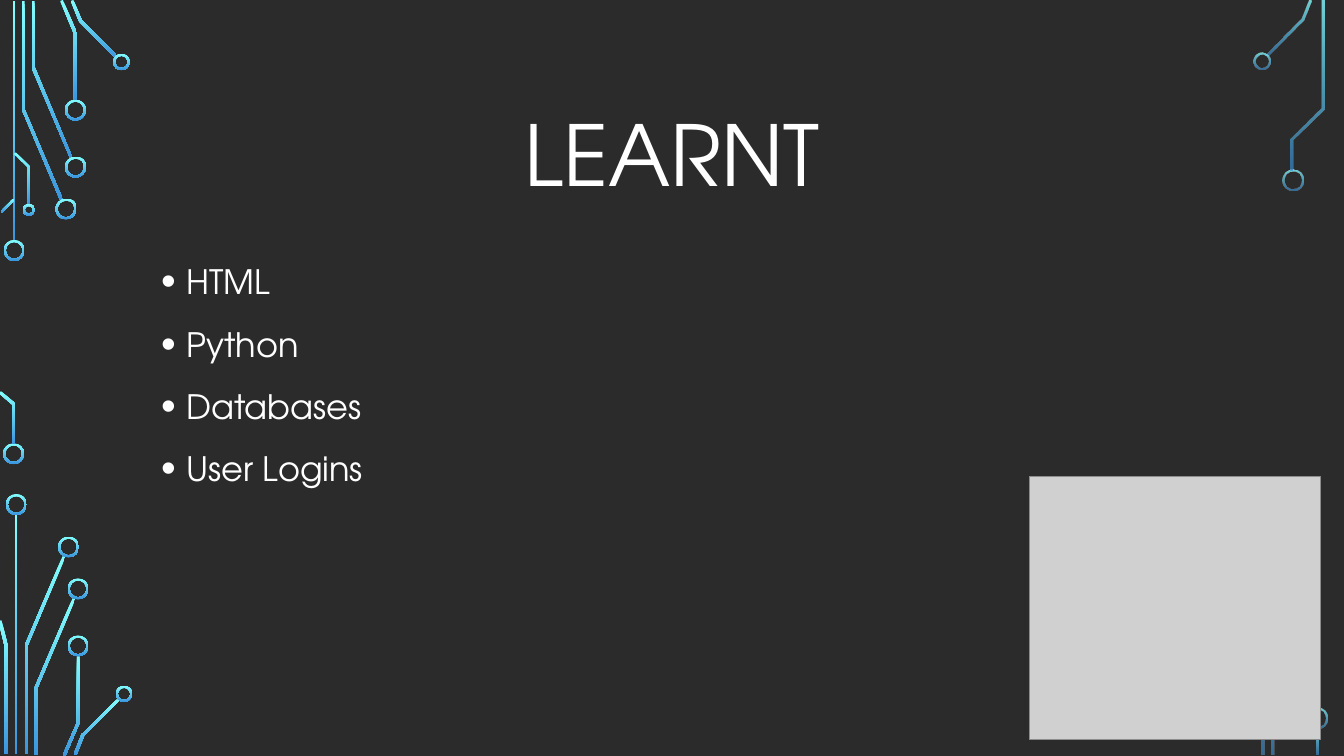
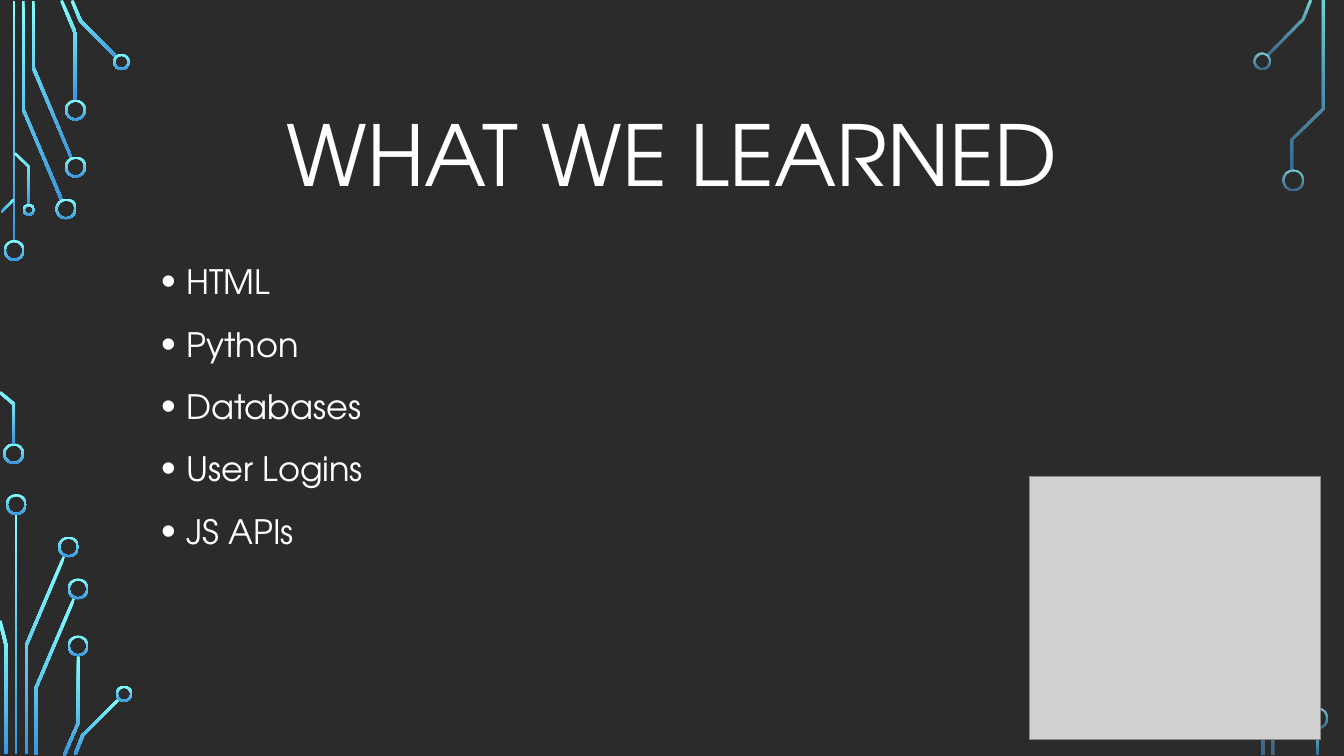
Before and after one commit to CaptainCorin100/PrequelDesign, a slide deck: slide 4 of Budget-SHEETS (1).pptx. Drawn at 1344x756 pixels with LibreOffice and Linux fonts; fonts in the diff are those of the drawing; grey boxes stand for pictures; background and template pictures are left out; a plain dark background stands for a picture behind light text. Boxes give left, top, right and bottom in pixels: in the first picture for what was removed or moved away, otherwise in the second. Text is boxed around its words. In the diff, an @@ line names an element or a change of style, - is before the commit and + after.

```diff
--- a/Budget-SHEETS (1).pptx
+++ b/Budget-SHEETS (1).pptx
@@ title at [287, 124, 1058, 186]: text changed @@
-LEARNT
+WHAT WE LEARNED
@@ text at [186, 518, 294, 545]: paragraph added @@
+• JS APIs
```
Also in this commit, not shown: 2 other slides changed.
